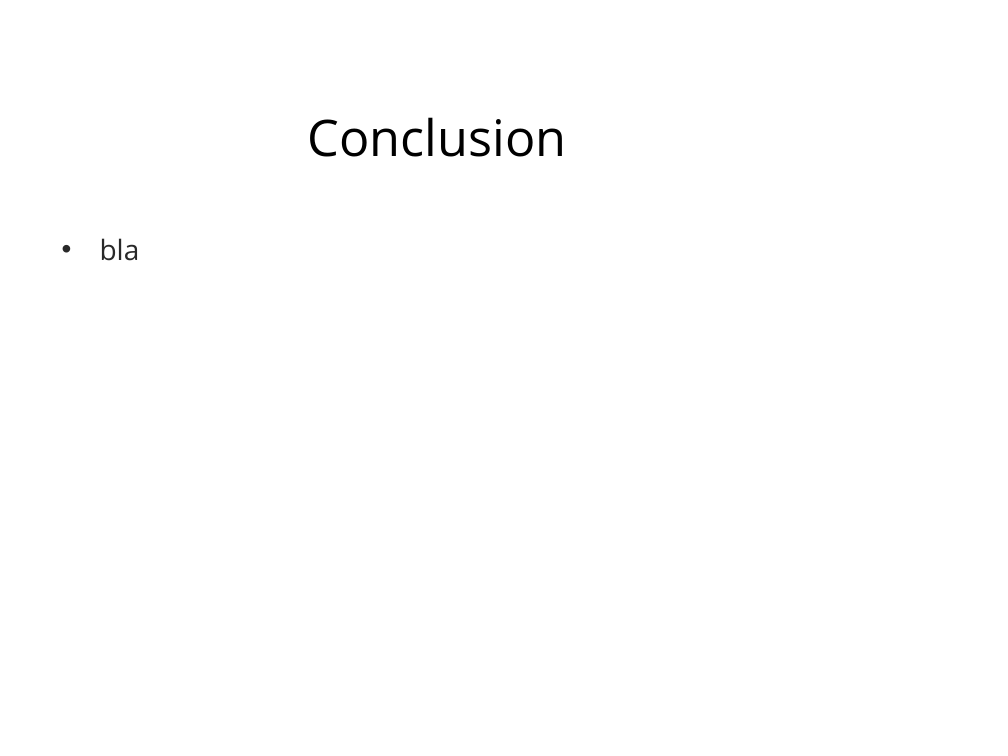
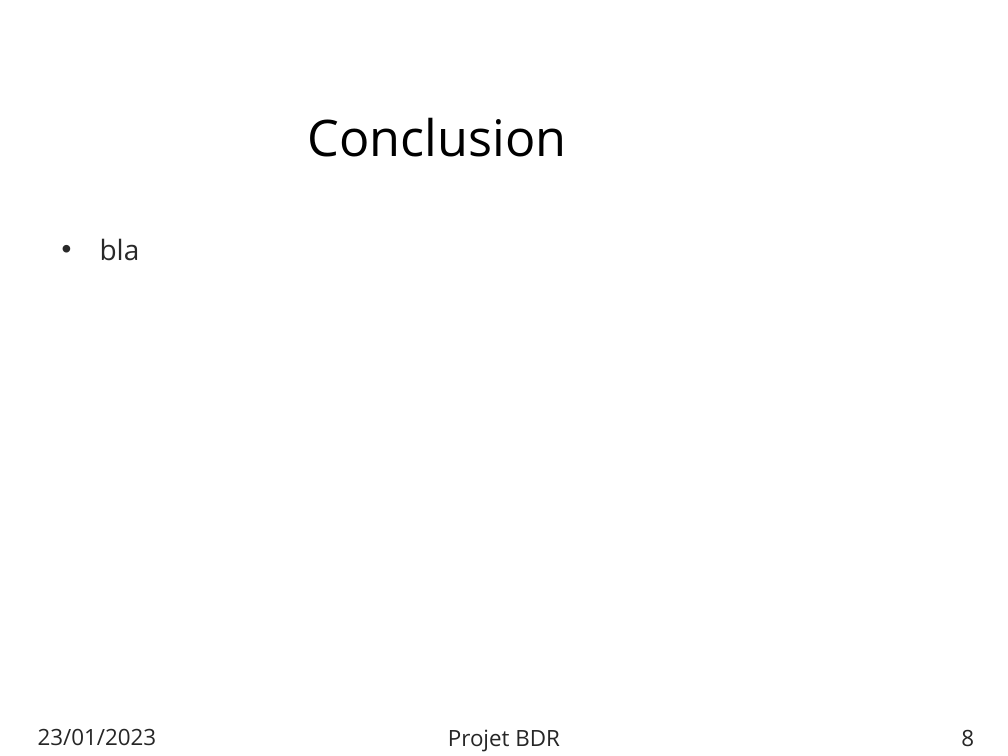
Before and after one commit to DrC0okie/HEIG_BDR_JustBrewIt, a slide deck: slide 8 of docs/template.pptx. Drawn at 1008x756 pixels with LibreOffice and Linux fonts; fonts in the diff are those of the drawing; background and template pictures are left out. Boxes give left, top, right and bottom in pixels: in the first picture for what was removed or moved away, otherwise in the second. Text is boxed around its words. In the diff, an @@ line names an element or a change of style, - is before the commit and + after.

```diff
--- a/docs/template.pptx
+++ b/docs/template.pptx
@@ text added at [38, 728, 156, 746], 16 pt, text #262626 @@
+23/01/2023
@@ text added at [448, 729, 560, 752], 16 pt, text #262626 @@
+Projet BDR
@@ page number added at [961, 729, 974, 747], 16 pt, text #262626 @@
+8
```
Also in this commit, not shown: 7 other slides changed.
